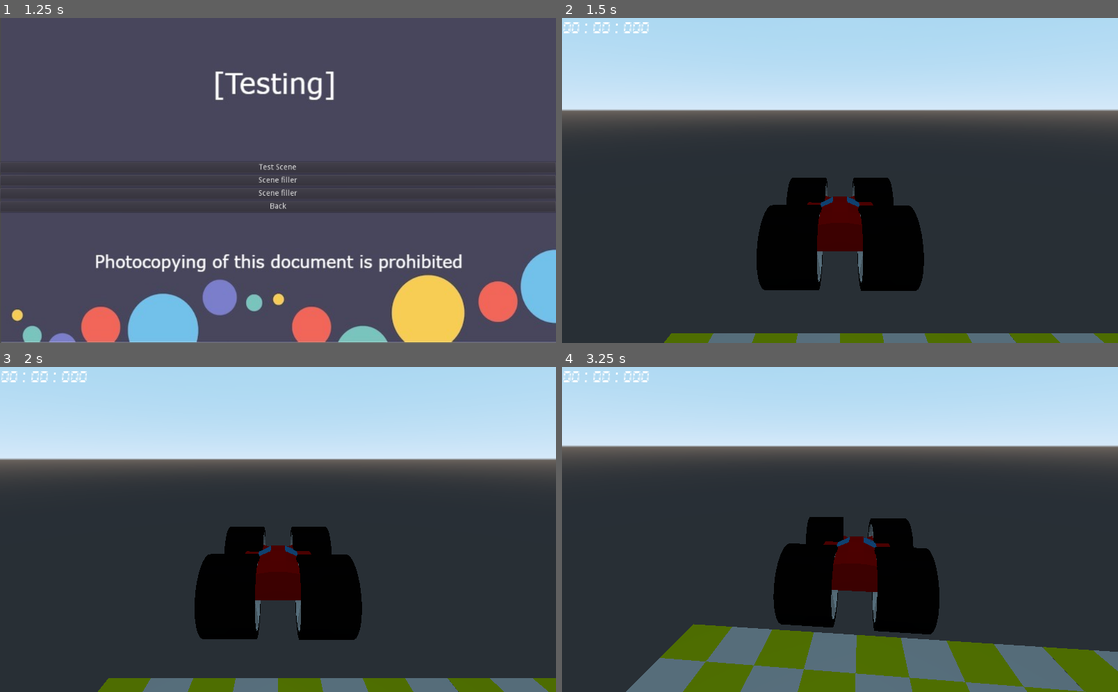
Above: before the commit, frames 1-4 (two rows, left to right).
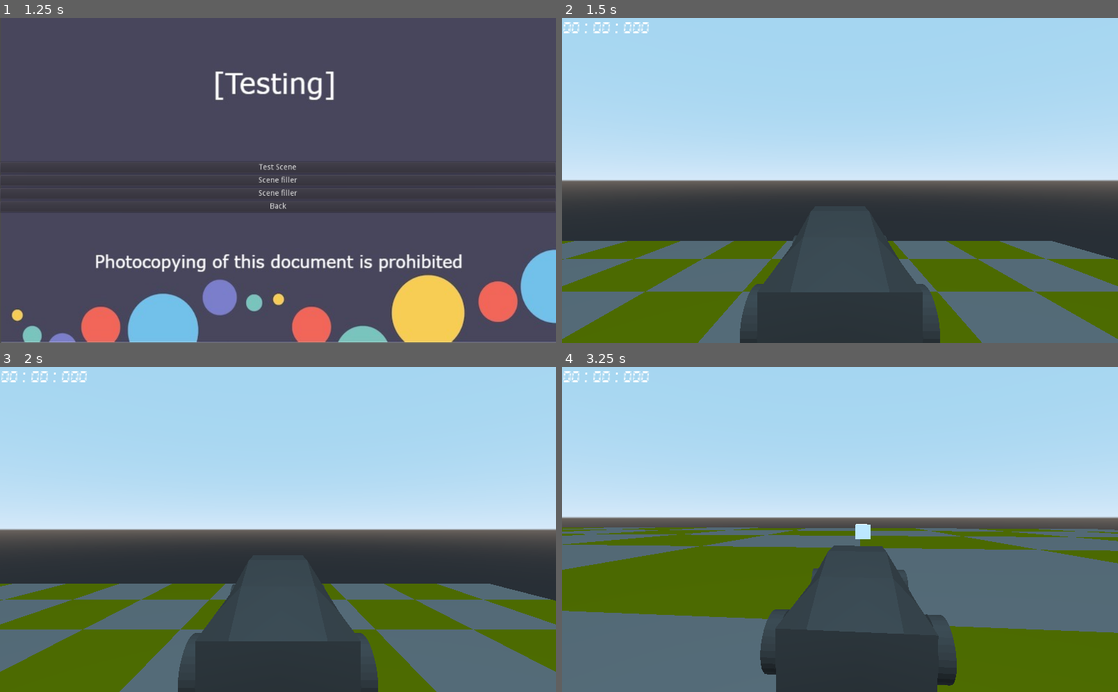
Above: after the commit, the same moments.

Repository: jilhoe63/L3DTEProject
Game: Godot game, scene res://Scenes/Menu.tscn
Two runs of this game, one before a commit and one after it. Both use one fixed random seed, a clock stepped at 60 frames per second and the inputs below.
Inputs (mouse positions are in pixels of both pictures, inside the frame that each line leads up to):
- Up to frame 1 (1.25 s): click "Start" at 0.5 s
- Up to frame 2 (1.5 s): click "Test Scene" at 1.25 s
- Up to frame 3 (2 s): no input
- Up to frame 4 (3.25 s): move the mouse to (867, 529) at 2.02 s; hold A (A) 2.03-2.78 s; tap D (D) at 2.3, 2.85 s; move the mouse to (812, 529) at 2.77 s; tap S (S) at 3.05 s

Frame 1 is identical in both runs. In frame 2, 63% of the frame differs, in the area x 0-100%, y 19-100%; in frame 3, 65%; in frame 4, 79%, in the area x 0-100%, y 15-100%.

Commit message:
Implemented second Vehicle.

Diff:
--- a/Scenes/Rigid_Body_Test.tscn
+++ b/Scenes/Rigid_Body_Test.tscn
@@ -7,7 +7,7 @@
 [node name="Rigid_Body_Test" type="Spatial"]
 
 [node name="RigidBody" type="RigidBody" parent="."]
-mass = 10000.0
+mass = 10.0
 
 [node name="CollisionShape" type="CollisionShape" parent="RigidBody"]
 shape = SubResource( 1 )
--- /dev/null
+++ b/Scenes/Test_Car_2.tscn
@@ -0,0 +1,74 @@
+[gd_scene load_steps=6 format=2]
+
+[ext_resource path="res://Object Files/wheel.obj" type="ArrayMesh" id=1]
+[ext_resource path="res://Object Files/untitled.obj" type="ArrayMesh" id=2]
+[ext_resource path="res://VehicleBody.gd" type="Script" id=3]
+[ext_resource path="res://Scenes/Camera.gd" type="Script" id=4]
+
+[sub_resource type="BoxShape" id=1]
+extents = Vector3( 1, 0.350191, 1 )
+
+[node name="Test_Car_2" type="Spatial"]
+
+[node name="VehicleBody" type="VehicleBody" parent="."]
+mass = 700.0
+engine_force = 500.0
+script = ExtResource( 3 )
+
+[node name="MeshInstance" type="MeshInstance" parent="VehicleBody"]
+transform = Transform( -4.37114e-08, 0, 1, 0, 1, 0, -1, 0, -4.37114e-08, 0, 0, 0 )
+mesh = ExtResource( 2 )
+material/0 = null
+
+[node name="CollisionShape" type="CollisionShape" parent="VehicleBody"]
+transform = Transform( 0.857623, 0, 0, 0, 0.354935, 0, 0, 0, 1.81594, 0, -0.277464, -0.500931 )
+shape = SubResource( 1 )
+
+[node name="VehicleWheel" type="VehicleWheel" parent="VehicleBody"]
+transform = Transform( 1, 0, 0, 0, 1, 0, 0, 0, 1, 1.5, 0, 2 )
+engine_force = 50.0
+use_as_traction = true
+use_as_steering = true
+wheel_roll_influence = 1.0
+
+[node name="MeshInstance" type="MeshInstance" parent="VehicleBody/VehicleWheel"]
+transform = Transform( -4.37114e-08, 0, 1, 0, 1, 0, -1, 0, -4.37114e-08, 0, 0, -1.19209e-07 )
+mesh = ExtResource( 1 )
+material/0 = null
+
+[node name="VehicleWheel2" type="VehicleWheel" parent="VehicleBody"]
+transform = Transform( 1, 0, 0, 0, 1, 0, 0, 0, 1, -1.5, 0, 2 )
+use_as_traction = true
+use_as_steering = true
+wheel_roll_influence = 1.0
+
+[node name="MeshInstance" type="MeshInstance" parent="VehicleBody/VehicleWheel2"]
+transform = Transform( -4.37114e-08, 0, 1, 0, 1, 0, -1, 0, -4.37114e-08, 0, 0, 0 )
+mesh = ExtResource( 1 )
+material/0 = null
+
+[node name="VehicleWheel3" type="VehicleWheel" parent="VehicleBody"]
+transform = Transform( 1, 0, 0, 0, 1, 0, 0, 0, 1, 1.5, 0, -2 )
+use_as_traction = true
+wheel_roll_influence = 1.0
+
+[node name="MeshInstance" type="MeshInstance" parent="VehicleBody/VehicleWheel3"]
+transform = Transform( -4.37114e-08, 0, 1, 0, 1, 0, -1, 0, -4.37114e-08, 0, 0, 0 )
+mesh = ExtResource( 1 )
+material/0 = null
+
+[node name="VehicleWheel4" type="VehicleWheel" parent="VehicleBody"]
+transform = Transform( 1, 0, 0, 0, 1, 0, 0, 0, 1, -1.5, 0, -2 )
+use_as_traction = true
+wheel_roll_influence = 1.0
+
+[node name="MeshInstance" type="MeshInstance" parent="VehicleBody/VehicleWheel4"]
+transform = Transform( -4.37114e-08, 0, 1, 0, 1, 0, -1, 0, -4.37114e-08, 0, 0, 1.19209e-07 )
+mesh = ExtResource( 1 )
+material/0 = null
+
+[node name="Camera" type="SpringArm" parent="VehicleBody"]
+transform = Transform( -1, 0, -8.74228e-08, 0, 1, 0, 8.74228e-08, 0, -1, 0, 2.43661, -5.37632 )
+script = ExtResource( 4 )
+
+[node name="ClippedCamera" type="ClippedCamera" parent="VehicleBody/Camera"]
--- a/Scenes/Test_scene.tscn
+++ b/Scenes/Test_scene.tscn
@@ -1,6 +1,6 @@
 [gd_scene load_steps=13 format=2]
 
-[ext_resource path="res://Scenes/Test_car.tscn" type="PackedScene" id=1]
+[ext_resource path="res://Scenes/Test_Car_2.tscn" type="PackedScene" id=1]
 [ext_resource path="res://Scenes/Rigid_Body_Test.tscn" type="PackedScene" id=2]
 [ext_resource path="res://Object Files/Test_field.obj" type="ArrayMesh" id=3]
 [ext_resource path="res://Fonts/DS-DIGIT.TTF" type="DynamicFontData" id=4]
@@ -92,9 +92,6 @@
 material/0 = null
 material/1 = null
 
-[node name="Test_car" parent="." instance=ExtResource( 1 )]
-transform = Transform( 1, 0, 0, 0, 1, 0, 0, 0, 1, 0, 80.1011, 0 )
-
 [node name="Rigid_Body_Test" parent="." instance=ExtResource( 2 )]
 transform = Transform( -4.37114e-08, 0, -1, 0, 1, 0, 1, 0, -4.37114e-08, 99.6595, 6.13346, 28.6288 )
 
@@ -147,5 +144,8 @@
 02:23:034"
 script = ExtResource( 5 )
 
+[node name="Test_Car_2" parent="." instance=ExtResource( 1 )]
+transform = Transform( 1, 0, 0, 0, 1, 0, 0, 0, 1, 0, 16.8663, 0 )
+
 [connection signal="body_entered" from="Area Timer start" to="CanvasLayer/Control/Label" method="_on_Area_Timer_start_body_entered"]
 [connection signal="body_entered" from="Area Timer stop" to="CanvasLayer/Control/Label" method="_on_Area_Timer_stop_body_entered"]
--- /dev/null
+++ b/VehicleBody.gd
@@ -0,0 +1,24 @@
+extends VehicleBody
+
+var horse_power = 2500
+var accel_speed = 20
+
+var steer_angle = deg2rad(30)
+var steer_speed = 3
+
+var brake_power = 40
+var brake_speed = 0
+
+func _physics_process(delta):
+	var throt_input = Input.get_action_strength("W")-Input.get_action_strength("S")
+	engine_force = throt_input*horse_power
+
+	var steer_input = -Input.get_action_strength("D")+Input.get_action_strength("A")
+	steering = lerp_angle(steering,steer_input*steer_angle,steer_speed*delta)
+
+	var brake_input = Input.get_action_strength("SPACE")
+	brake = brake_power*brake_input
+	#print(brake)
+
+func _ready():
+	pass
Not shown, added: Object Files/untitled.mtl
Not shown, added: Object Files/untitled.obj
Not shown, added: Object Files/untitled.obj.import
Not shown, added: Object Files/wheel.mtl
Not shown, added: Object Files/wheel.obj
Not shown, added: Object Files/wheel.obj.import
Not shown, changed: Image_assets/Thumbs.db
